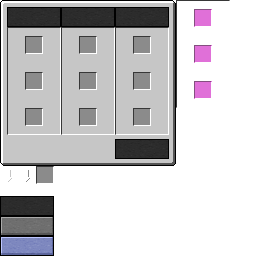
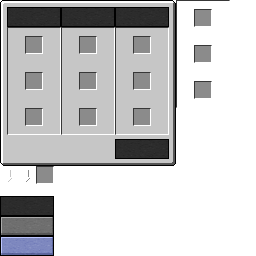
Comparing the layer stacks of the two 256px x 256px images. Changes:
painted on "InterfaceTalent" over [194,9,212,99]
